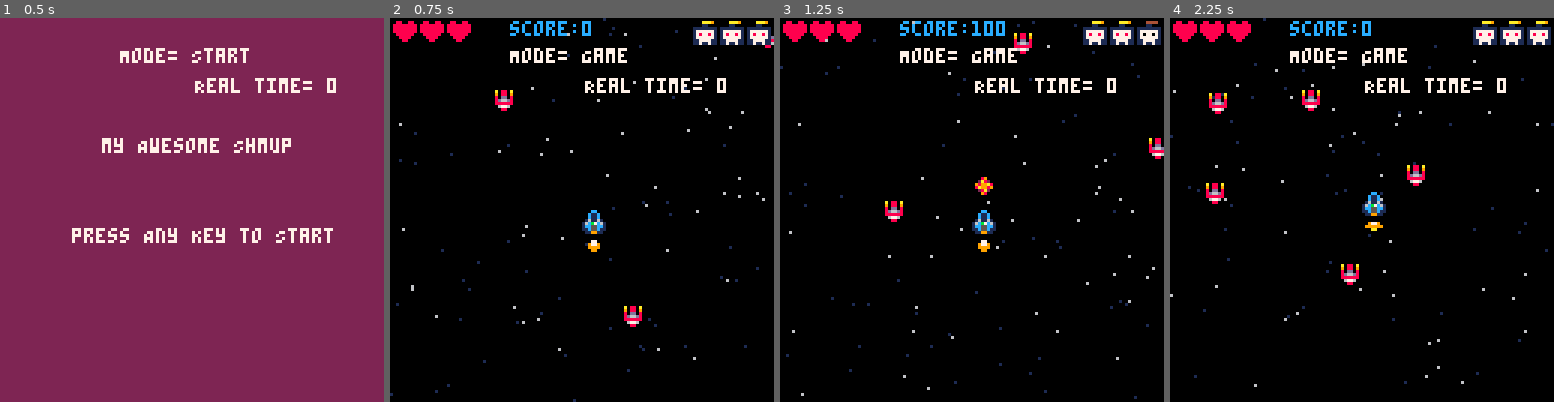
Above: before the commit, frames 1-4 (left to right).
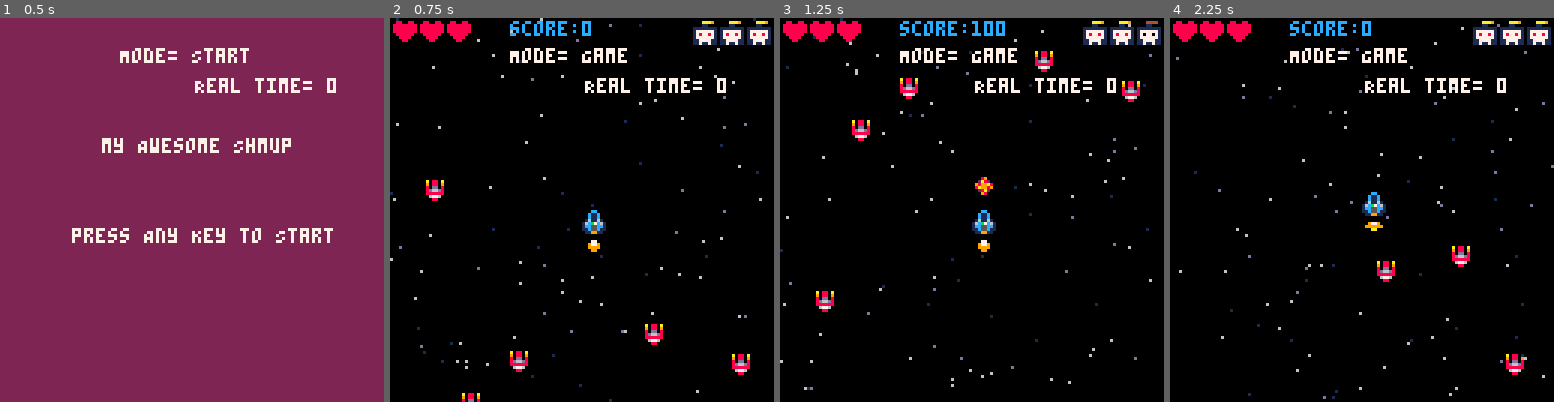
Above: after the commit, the same moments.

Repository: emreksr52/shmup
Game: PICO-8 cartridge shmup.p8
Same seed, same stepped clock (60 frames per second), same inputs: the game is played once before the commit and once after it.
Inputs:
- Up to frame 1 (0.5 s): tap X (X key) at 0.33 s
- Up to frame 2 (0.75 s): tap O (Z key) at 0.7 s
- Up to frame 3 (1.25 s): tap X (X key) at 1.07 s
- Up to frame 4 (2.25 s): hold Right 1.6-2.1 s; tap O (Z key) at 1.7, 2.1 s; tap X (X key) at 1.85 s; hold Up from 2.15 s (still down)

Frame 1 is identical in both runs. In frame 2, 2.3% of the frame differs, in the area x 0-100%, y 0-100%; in frame 3, 2.5%; in frame 4, 2.6%.

Commit message:
add: shmup tutorial 10 objects

Diff:
--- a/Shmup/shmup.lua
+++ b/Shmup/shmup.lua
@@ -56,34 +56,37 @@
 end
 
 function starfield()
-    for i = 1, #starsx do
-    local starcol = 6
-        if starspd[i] < 1.5 then
-            starcol = 1
-        elseif starspd[i] < 1 then
-            starcol = 13
-        end
-
-        if starspd[i] > 2.45 then
-            spr(32,starsx[i],starsy[i])
+    for i=1,#stars do
+        local s = stars[i]
+        local col = 6
+
+        -- renk seçimi
+        if s.spd < 1 then
+            col = 13
+        elseif s.spd < 1.5 then
+            col = 1
+        end
+
+        -- çizim
+        if s.spd > 2.45 then
+            spr(32, s.x, s.y)
         else
-            pset(starsx[i],(starsy[i]),starcol)
-        end
-    end
-end
+            pset(s.x, s.y, col)
+        end
+    end
+end
+
+
 
 function animate_stars()
 
-    for i = 1, #starsy do
-        local sy = starsy[i]
-        sy = sy + starspd[i]
-         if sy>128 then
-            sy = sy - 128
-        end
-        starsy[i] = sy
-
-    end
-
+    for i=1, #stars do
+        local mystar = stars[i]
+        mystar.y = mystar.y + mystar.spd
+        if mystar.y>128 then
+            mystar.y = mystar.y - 128
+        end
+    end
 end
 
 function update_game()
@@ -206,6 +209,7 @@
 
       function draw_start()
         cls(2)
+
         print("my Awesome Shmup", 34, 40)
         print("press Any Key to Start",24 , 70)
 
@@ -213,6 +217,11 @@
 
     function start_button()
         if btnp(4) then
+            local start_time = time()
+
+            if time()  then
+
+            end
                 start_game()
         end
 
@@ -245,7 +254,25 @@
                 add(starsy, rnd(128))
                 add(starspd, rnd(2)+0.5)
         end
-    end
+
+    stars = {}
+
+    for i = 1, 100 do
+        local newstar={}
+        newstar.x = rnd(128)
+        newstar.y = rnd(128)
+        newstar.spd = rnd(2)+0.5
+        add(stars, newstar)
+        end
+    end
+
+
+
+
+
+    -----stars-----
+
+
 
     function game_over()
         cls(8)
